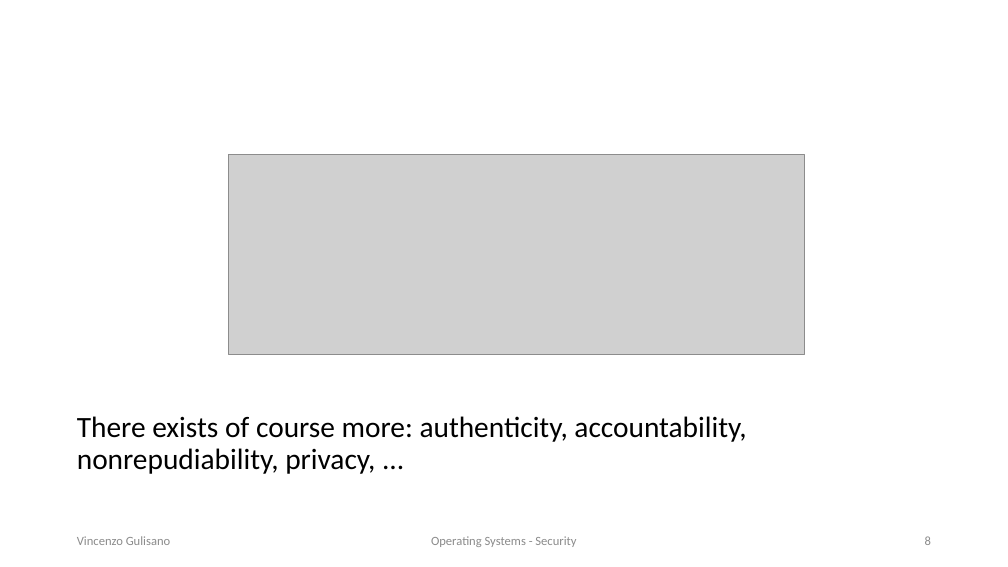
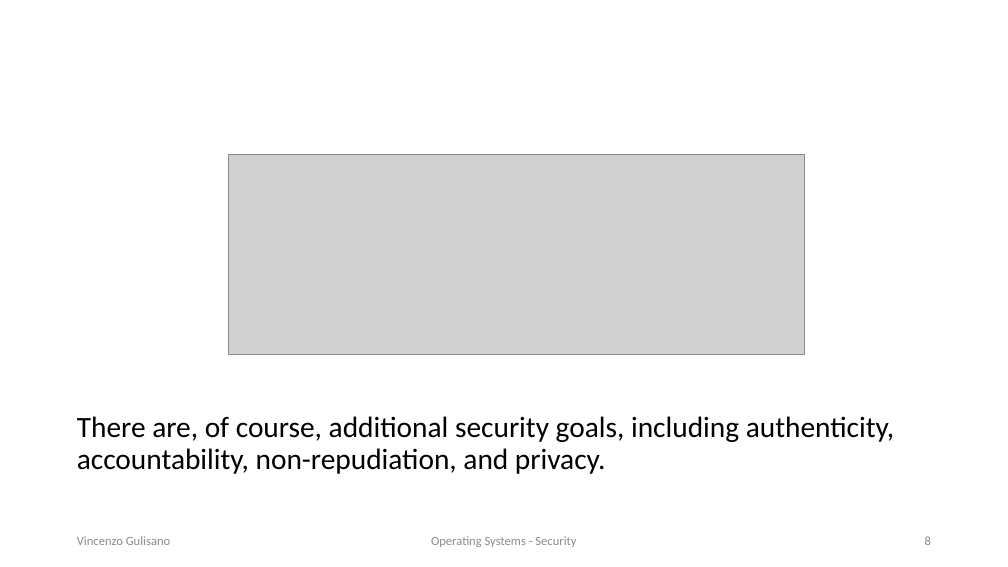
Before and after one commit to vincenzo-gulisano/os_material, a slide deck: slide 8 of security/security.pptx. Drawn at 1008x567 pixels with LibreOffice and Linux fonts; fonts in the diff are those of the drawing; grey boxes stand for pictures. Boxes give left, top, right and bottom in pixels: in the first picture for what was removed or moved away, otherwise in the second. Text is boxed around its words. In the diff, an @@ line names an element or a change of style, - is before the commit and + after.

Commit message:
updating security slides

```diff
--- a/security/security.pptx
+++ b/security/security.pptx
@@ text at box(77, 416, 894, 474): text changed @@
-There exists of course more: authenticity, accountability, nonrepudiability, privacy, ...
+There are, of course, additional security goals, including authenticity, accountability, non-repudiation, and privacy.
```
Also in this commit, not shown: 11 other slides changed, 1 other file.
